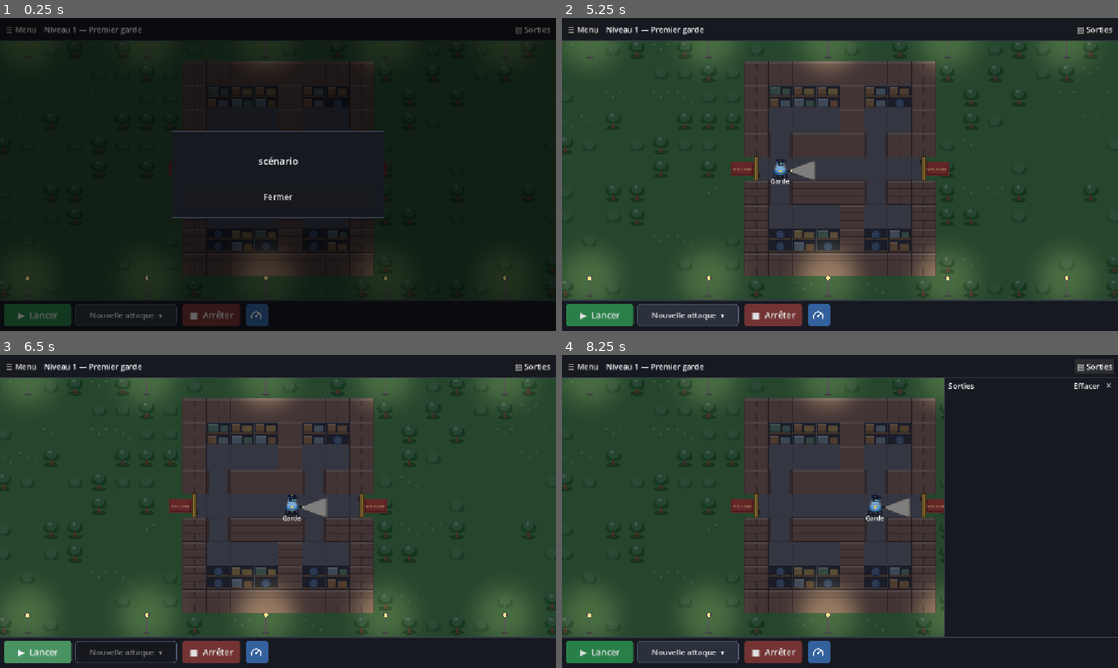
Above: before the commit, frames 1-4 (two rows, left to right).
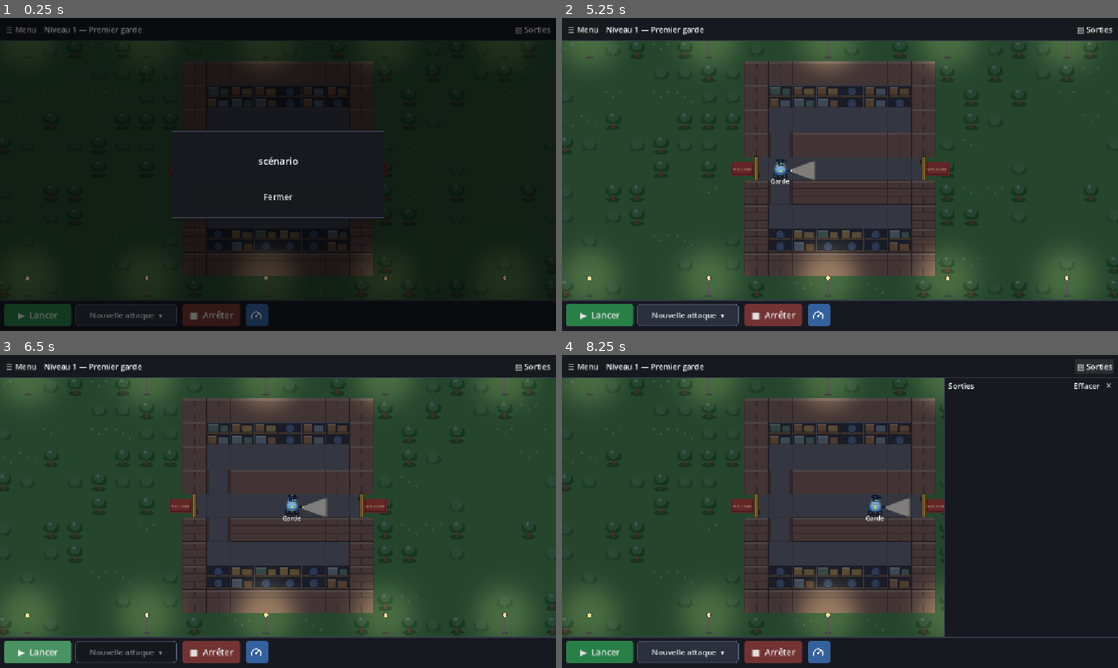
Above: after the commit, the same moments.

Repository: YohanPoirier/jeu_securite
Game: Godot game, scene res://main.tscn
Same seed, same stepped clock (60 frames per second), same inputs: the game is played once before the commit and once after it.
Inputs (mouse positions are in pixels of both pictures, inside the frame that each line leads up to):
- Up to frame 1 (0.25 s): no input
- Up to frame 2 (5.25 s): click "Nouvelle attaque ▾" at 0.5 s; click "Nouvelle attaque ▾" at 1.25 s; click "▶ Lancer" at 2 s; click "■ Arrêter" at 2.75 s; click (817, 315) at 3.52 s; click "▤ Sorties" at 4.25 s; click "Fermer" at 5 s
- Up to frame 3 (6.5 s): click "▶ Lancer" at 5.75 s
- Up to frame 4 (8.25 s): click "■ Arrêter" at 6.5 s; click (817, 652) at 7.27 s; click "▤ Sorties" at 8 s

The runs differ from the first frame. In frame 2, 0.6% of the frame differs, in the area x 50-59%, y 21-75%; in frame 3, 0.6%; in frame 4, 0.5%.

Commit message:
Voleurs : marche continue (lissée sur toute la durée du pas), nombre de salles par niveau (1 au niveau 1), vitesses rééquilibrées
Co-Authored-By: Claude Sonnet 5.5 <noreply@anthropic.com>
Claude-Session: https://claude.ai/code/session_01Qn8oNbxsrQNPS2EWgssgFJ

Diff:
--- a/levels/niveau_01.json
+++ b/levels/niveau_01.json
@@ -10,7 +10,7 @@
    3,
    12
   ],
-  "periode": 10
+  "periode": 6
  },
  "syntaxe": [
   "boucle_while",
@@ -35,5 +35,6 @@
  ],
  "solutions": {
   "garde": "while True:\n    if vu():\n        assommer()\n    avancer()\n    if vu():\n        assommer()\n    avancer …(397 unchanged characters)…
- }
+ },
+ "salles": 1
 }
--- a/levels/niveau_02.json
+++ b/levels/niveau_02.json
@@ -13,7 +13,7 @@
    3,
    12
   ],
-  "periode": 10
+  "periode": 6
  },
  "syntaxe": [
   "boucle_while",
@@ -40,5 +40,6 @@
  ],
  "solutions": {
   "garde": "while True:\n    while not fin_de_rail():\n        if vu():\n            assommer()\n        avancer()\n    while not debut_de_rail():\n        if vu():\n            assommer()\n        reculer()\n"
- }
+ },
+ "salles": 2
 }
--- a/levels/niveau_03.json
+++ b/levels/niveau_03.json
@@ -14,7 +14,7 @@
    10
   ],
   "ecart": 8,
-  "periode": 9
+  "periode": 6
  },
  "syntaxe": [
   "boucle_while",
@@ -44,5 +44,6 @@
  ],
  "solutions": {
   "garde": "n = longueur() - 1\nwhile True:\n    i = 0\n    while i < n:\n        if vu():\n            assommer()\n        avancer()\n        i = i + 1\n    i = 0\n    while i < n:\n        if vu():\n            assommer()\n        reculer()\n        i += 1\n"
- }
+ },
+ "salles": 2
 }
--- a/levels/niveau_04.json
+++ b/levels/niveau_04.json
@@ -14,7 +14,7 @@
    8
   ],
   "ecart": 9,
-  "periode": 12
+  "periode": 10
  },
  "syntaxe": [
   "boucle_while",
@@ -46,5 +46,6 @@
  ],
  "solutions": {
   "garde": "n = longueur() - 1\nwhile True:\n    for i in range(n):\n        if vu():\n            assommer()\n        avancer()\n    for i in range(n):\n        if vu():\n            assommer()\n        reculer()\n"
- }
+ },
+ "salles": 3
 }
--- a/scripts/rail_view.gd
+++ b/scripts/rail_view.gd
@@ -130,6 +130,25 @@
 	return lerpf(float(prev), float(pos), u)
 
 
+## Temps affiché, en ticks (continu) : l'état du tick courant est atteint à alpha = 1.
+func _t_now() -> float:
+	return float(world.tick_n - 1) + alpha
+
+
+## Position affichée (en cases) d'un voleur : il marche en continu vers sa prochaine case pendant
+## toute la durée de son pas, au lieu de sauter d'une case à l'autre.
+func _thief_visual(it: Dictionary) -> Vector2:
+	if it.state != "actif":
+		return Vector2(it.x, it.ry)
+	var t := _t_now()
+	var per := float(it.periode)
+	if t >= float(it.ws):
+		var k := clampf((t - float(it.ws)) / per, 0.0, 1.0) if it.wt != it.wf else 0.0
+		return Vector2(it.wf).lerp(Vector2(it.wt), k)
+	var k2 := clampf((t - float(it.pws)) / per, 0.0, 1.0) if it.pwt != it.pwf else 1.0
+	return Vector2(it.pwf).lerp(Vector2(it.pwt), k2)
+
+
 func _smooth_t() -> float:
 	var u := clampf(alpha / MOVE_FRACTION, 0.0, 1.0)
 	return u * u * (3.0 - 2.0 * u)
@@ -244,16 +263,9 @@
 
 ## Salles : de part et d'autre du couloir, séparées par un mur d'une colonne.
 func _rooms(l: int) -> Array:
-	var n := maxi(1, (l + 1) / 3)
-	var free := l - (n - 1)
-	var base := free / n
-	var extra := free % n
 	var out: Array = []
-	var c := MARGIN
-	for i in n:
-		var w := base + (1 if i < extra else 0)
-		out.append({"c0": c, "w": w})
-		c += w + 1
+	for r in world.rooms():
+		out.append({"c0": MARGIN + r.c0, "w": r.w})
 	return out
 
 
@@ -608,14 +620,11 @@
 func _draw_thief(lay: Dictionary, it: Dictionary, slot := {"off": Vector2.ZERO, "sc": 1.0}) -> void:
 	var u: float = lay.cell * 1.12 * slot.sc
 	var cell: float = lay.cell
-	var px: float = float(it.x)
-	var py: float = float(it.ry)
-	if it.state == "actif":
-		px = lerpf(float(it.px), float(it.x), _smooth_t())
-		py = lerpf(float(it.py), float(it.ry), _smooth_t())
-	var c: Vector2 = Vector2(lay.x0 + (lay.k + px + 0.5) * cell, lay.y0 + (RAIL_ROW + py + 0.5) * cell) + slot.off * cell
+	var vp := _thief_visual(it)
+	var c: Vector2 = Vector2(lay.x0 + (lay.k + vp.x + 0.5) * cell, lay.y0 + (RAIL_ROW + vp.y + 0.5) * cell) + slot.off * cell
 	var f: float = float(it.face)
-	var b := _bob(it.px, it.x, u) if it.state == "actif" else 0.0
+	var moving: bool = it.state == "actif" and it.wt != Vector2i(it.x, it.ry) or (it.state == "actif" and it.pwt != it.pwf and _t_now() < float(it.ws))
+	var b := -absf(sin(_t_now() * PI * 0.7)) * u * 0.04 if moving else 0.0
 	var down: bool = it.state == "arrete"
 	draw_set_transform(c + Vector2(0, u * 0.34), 0.0, Vector2(1.0, 0.3))
 	draw_circle(Vector2.ZERO, u * 0.26, Color(0, 0, 0, 0.35))
--- a/scripts/world.gd
+++ b/scripts/world.gd
@@ -46,7 +46,8 @@
 var taken: Dictionary = {}  # étagères déjà vidées : Vector2i(colonne, ±3) -> true
 var gates: Array = [{"state": "ferme"}, {"state": "ferme"}]  # porte gauche, porte droite (ferme | force | entrouverte | ouverte)
 var _reserved: Dictionary = {}
-const START_OUT := 4  # les voleurs partent à cette distance en dehors de l'écran
+const START_OUT := 4
+const STEAL_TICKS := 3  # durée pour prendre l'objet  # les voleurs partent à cette distance en dehors de l'écran
 
 
 ## codes : {id du robot -> code compilé}. Un robot sans code reste immobile ; un code `null`
@@ -74,7 +75,9 @@
 			"spawn": spawn, "side": side, "dir": side, "periode": periode, "t0": 0, "forcer": forcer,
 			"x": x0, "ry": 0, "px": x0, "py": 0, "pos": x0, "prev": x0,
 			"state": "attente", "phase": "arrivee", "path": [], "loot": false, "target": Vector2i.ZERO,
-			"force_left": 0, "face": side, "escaped": false,
+			"face": side, "escaped": false,
+			"until": 0, "wf": Vector2i(x0, 0), "wt": Vector2i(x0, 0), "ws": 0,
+			"pwf": Vector2i(x0, 0), "pwt": Vector2i(x0, 0), "pws": 0,
 		})
 	var specs: Array = level.get("robots", [{"id": "robot", "nom": "Robot", "depart": 0}])
 	for spec in specs:
@@ -132,7 +135,7 @@
 
 ## Les salles (identiques à l'affichage) : colonne de départ (case du couloir) et largeur.
 func rooms() -> Array:
-	var n := maxi(1, (length + 1) / 3)
+	var n := clampi(int(level.get("salles", (length + 1) / 3)), 1, maxi(1, (length + 1) / 3))
 	var free := length - (n - 1)
 	var base := free / n
 	var extra := free % n
@@ -236,45 +239,72 @@
 	return false
 
 
-func _move_to(it: Dictionary, c: Vector2i) -> void:
-	if c.x != it.x:
-		it.face = 1 if c.x > it.x else -1
-	it.x = c.x
-	it.ry = c.y
-	it.pos = it.x
-
-
-func _step_thief(it: Dictionary) -> void:
+## Début d'une activité du voleur : une marche vers la case `to` (durée = periode ticks, animée en
+## continu par l'affichage) ou une pause sur place (to = case actuelle, durée `duration`).
+func _start(it: Dictionary, to: Vector2i, duration: int) -> void:
+	it.pwf = it.wf
+	it.pwt = it.wt
+	it.pws = it.ws
+	it.wf = Vector2i(it.x, it.ry)
+	it.wt = to
+	it.ws = tick_n
+	it.until = tick_n + duration
+	if to.x != it.x:
+		it.face = 1 if to.x > it.x else -1
+
+
+func _walk(it: Dictionary, to: Vector2i) -> void:
+	_start(it, to, it.periode)
+
+
+func _pause(it: Dictionary, duration: int) -> void:
+	_start(it, Vector2i(it.x, it.ry), duration)
+
+
+## Fin de l'activité en cours : arrivée sur la case visée, puis décision de la suite.
+func _finish(it: Dictionary) -> void:
+	var arrived: bool = it.wt != Vector2i(it.x, it.ry)
+	if arrived:
+		it.x = it.wt.x
+		it.ry = it.wt.y
+		it.pos = it.x
 	match it.phase:
 		"arrivee":
-			_move_to(it, Vector2i(it.x + it.side, 0))
 			if (it.side == 1 and it.x == -1) or (it.side == -1 and it.x == length):
 				it.phase = "force"
-				it.force_left = it.forcer
 				gates[_gate_index(it)].state = "force"
+				_pause(it, it.forcer)
+			else:
+				_walk(it, Vector2i(it.x + it.side, 0))
+		"force":
+			it.phase = "entree"
+			_walk(it, Vector2i(it.x + it.side, 0))
 		"entree":
-			_move_to(it, Vector2i(it.x + it.side, 0))
 			gates[_gate_index(it)].state = "entrouverte"  # la porte se referme, mais pas tout à fait
 			var item := _nearest_item(it.x)
 			it.target = item
 			_reserved[item] = true
 			it.path = _path_to(it.x, item)
 			it.phase = "va"
+			_walk(it, it.path.pop_front())
 		"va":
 			if it.path.is_empty():
-				taken[it.target] = true
-				it.loot = true
-				it.path = _path_out(it.x, it.ry, it.side)
-				it.phase = "fuite"
+				it.phase = "vol"
+				_pause(it, STEAL_TICKS)
 			else:
-				_move_to(it, it.path.pop_front())
+				_walk(it, it.path.pop_front())
+		"vol":
+			taken[it.target] = true
+			it.loot = true
+			it.path = _path_out(it.x, it.ry, it.side)
+			it.phase = "fuite"
+			_walk(it, it.path.pop_front())
 		"fuite":
-			if it.path.is_empty():
-				return
-			_move_to(it, it.path.pop_front())
 			if it.x == -1 or it.x == length:
 				gates[0 if it.x == -1 else 1].state = "ouverte"
 				it.escaped = true  # jugé après les coups de matraque du même tick
+			else:
+				_walk(it, it.path.pop_front())
 
 
 func tick() -> void:
@@ -301,13 +331,11 @@
 		if it.state == "attente" and tick_n >= it.spawn:
 			it.state = "actif"
 			it.t0 = tick_n
-		elif it.state == "actif":
-			if it.phase == "force":
-				it.force_left -= 1
-				if it.force_left <= 0:
-					it.phase = "entree"
-			elif (tick_n - it.t0) % it.periode == 0:
-				_step_thief(it)
+			it.ws = tick_n
+			it.pws = tick_n
+			_walk(it, Vector2i(it.x + it.side, 0))
+		elif it.state == "actif" and tick_n >= it.until:
+			_finish(it)
 	# les coups de matraque : sur les cases surveillées au DÉBUT du tick (le voleur qui vient de bouger est touché quand même)
 	for rb in robots:
 		if rb.hs or not rb.stun:
